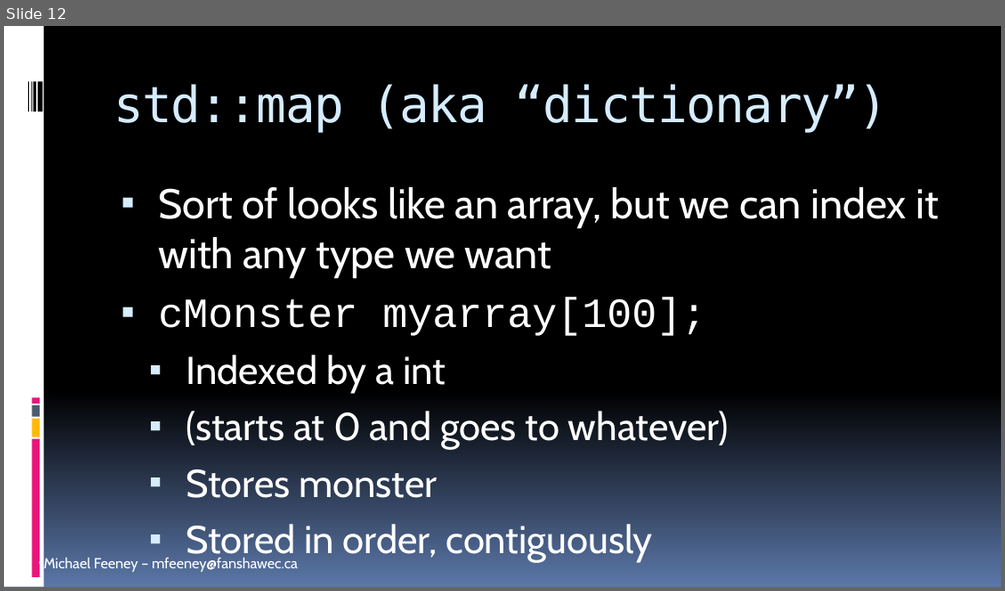
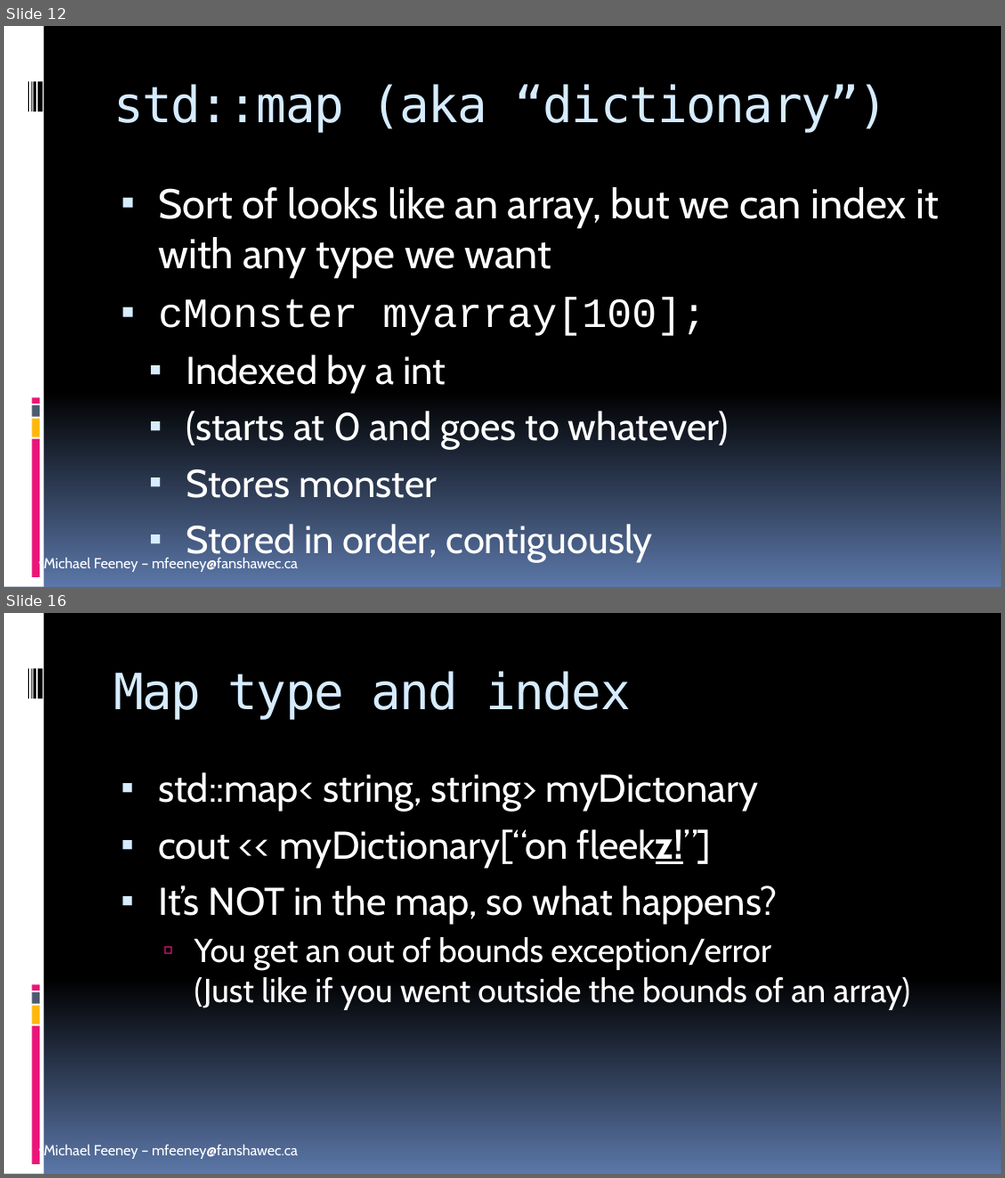
Before and after one commit to FeeneyCodes/GDP202425, a slide deck: 6044_FramPat/D2D/W01/INFO_6044_Engine_F24_W01D02_STL_Containers_1.pptx. Shown one above the other, each under a label of ours: slide 12 before the commit, slides 12 and 16 after it; the slides between them are not shown. The pictures are 1005x591 and 1005x1178 pixels, drawn with LibreOffice and Linux fonts; fonts in the diff are those of the drawing. Boxes give left, top, right and bottom in pixels: in the first picture for what was removed or moved away, otherwise in the second. Text is boxed around its words. In the diff, an @@ line names an element or a change of style, - is before the commit and + after.

```diff
--- a/6044_FramPat/D2D/W01/INFO_6044_Engine_F24_W01D02_STL_Containers_1.pptx
+++ b/6044_FramPat/D2D/W01/INFO_6044_Engine_F24_W01D02_STL_Containers_1.pptx
@@ slide 16 added at (x1=4, y1=613, x2=1001, y2=1174), background gradient #000000 to #5B77A8; not listed: 10 template elements that a slide beside it also shows @@
@@ title added at (x1=113, y1=671, x2=630, y2=720), 36 pt, text #D6ECFF @@
+Map type and index
@@ text added at (x1=158, y1=772, x2=910, y2=1010), 28 pt, text #FFFFFF @@
+▪ std::map< string, string> myDictonary
+▪ cout << myDictionary[“on fleekz!”]
+▪ It’s NOT in the map, so what happens?
+  ▫ You get an out of bounds exception/error
+    (Just like if you went outside the bounds of an array)
```
Also in this commit, not shown: 7 other slides added, 12 other files.
